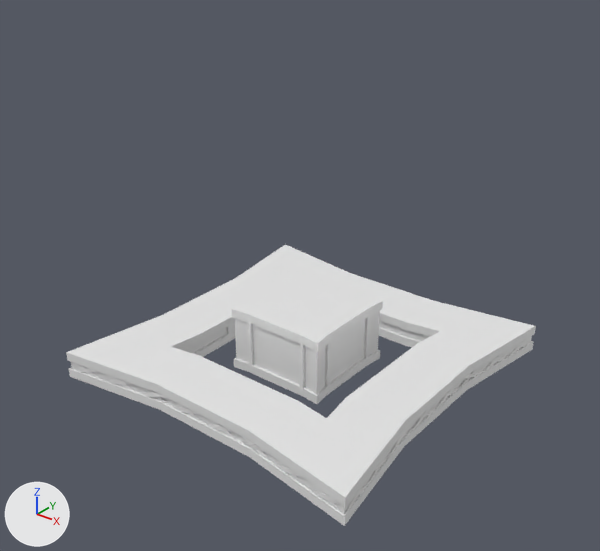
What one commit did to the FBX model Procedural Map Generation/Assets/AmbientAssets/IslandModels/Level.2.fbx.
Before and after are seen from a camera (50 mm lens) standing at (46.7, -59.7, 45.2) and looking at (0.6, -2.0, 9.4). Every picture has the same lights, and +X, +Y and +Z are marked at lower left. The picture after the commit comes second. Where no turn or scale is listed for an object, it has been applied to the vertices.

Names of what the first picture shows: 'Level.2'.
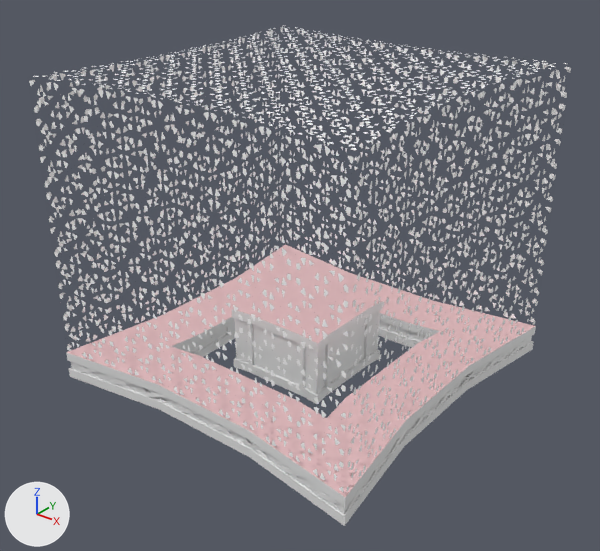
Edits to the bpy script that builds the scene:
```text
Add img_wallpattern_png:
    img_wallpattern_png = load_image('WallPattern.png', '../../ShaderGraph/ShaderGraphs/WallPattern.png', 512, 512, 'Non-Color')
Add mat_floor:
    mat_floor = principled_material('Floor')
    mat_floor.base_color = (0.8, 0.515, 0.532)  # pink #e7bec1
Add mat_wall:
    mat_wall = bpy.data.materials.new('Wall')
    # uses the picture img_wallpattern_png
Change me_cube_001:
    where me_cube_001.from_pydata(...)  # 1360 vertices, 1258 faces; spans x -17.5..17.5, y -17.5..17.5, z -2.1..5.1
    used by ob_level_2; location = (0.0, 0.0, 0.0)
    verts and faces of me_cube_001; kept vertices keep their numbers, new ones are numbered from 1360
    before: 467 (-5.9, -15.6, -0.8) at pixel (160, 400), 468 (5.9, -15.6, 0.1), 546 (-8.7, -16.0, 0.1) at pixel (135, 383), 549 (8.7, -16.0, -0.8) at pixel (272, 463), 583 (7.3, -15.8, -0.8) at pixel (261, 455)
    before: 587 (-7.3, -15.8, 0.1) at pixel (147, 387), 591 (-4.4, -15.6, -0.8) at pixel (170, 406), 595 (4.4, -15.6, 0.1)
    me_cube_001 part 1
    add delete_faces([(467, 546, 587, 591), (468, 549, 583, 595)])
    add faces += [(467, 591, 587, 546), (468, 595, 583, 549)]  # mat_material_001 (white #e7e7e7)
    me_cube_001 part 2: 57 faces spanning x -17.5..17.5, y -17.5..17.5, z 1.1..5.1 switch from mat_material_001 (white #e7e7e7) to mat_floor (pink #e7bec1)
Add me_cube_006:
    me_cube_006.from_pydata(...)  # 553 vertices, 528 faces; spans x -17.5..17.5, y -17.5..17.5, z 1.1..29.1
    me_cube_006.materials.append(mat_wall)
Add ob_wall_001:
    ob_wall_001 = bpy.data.objects.new('Wall.001', me_cube_006)
    ob_wall_001.location = (0.0, 0.0, 0.0)
```

Location of each change, (x1, y1, x2, y2) in pixels of the pictures (600 x 551 px; the box of a moved part takes in the faces that stretch with it):
'Wall.001', added: after (29, 25, 571, 492)
part 1 of me_cube_001, moved or reshaped: (143, 388, 265, 457) in both
part 2 of me_cube_001, recoloured (white to pink): (67, 244, 535, 497) in both
